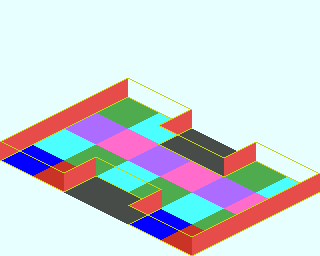
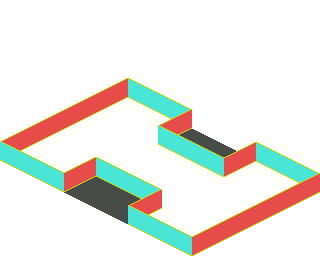
Comparing the layer stacks of the two 320 × 256 images. Changes:
renamed "Base_Plate_4x6.png" to "Wall_S", moved it above "Wall_EB", painted on it over [left=0, top=0, right=320, bottom=256]
